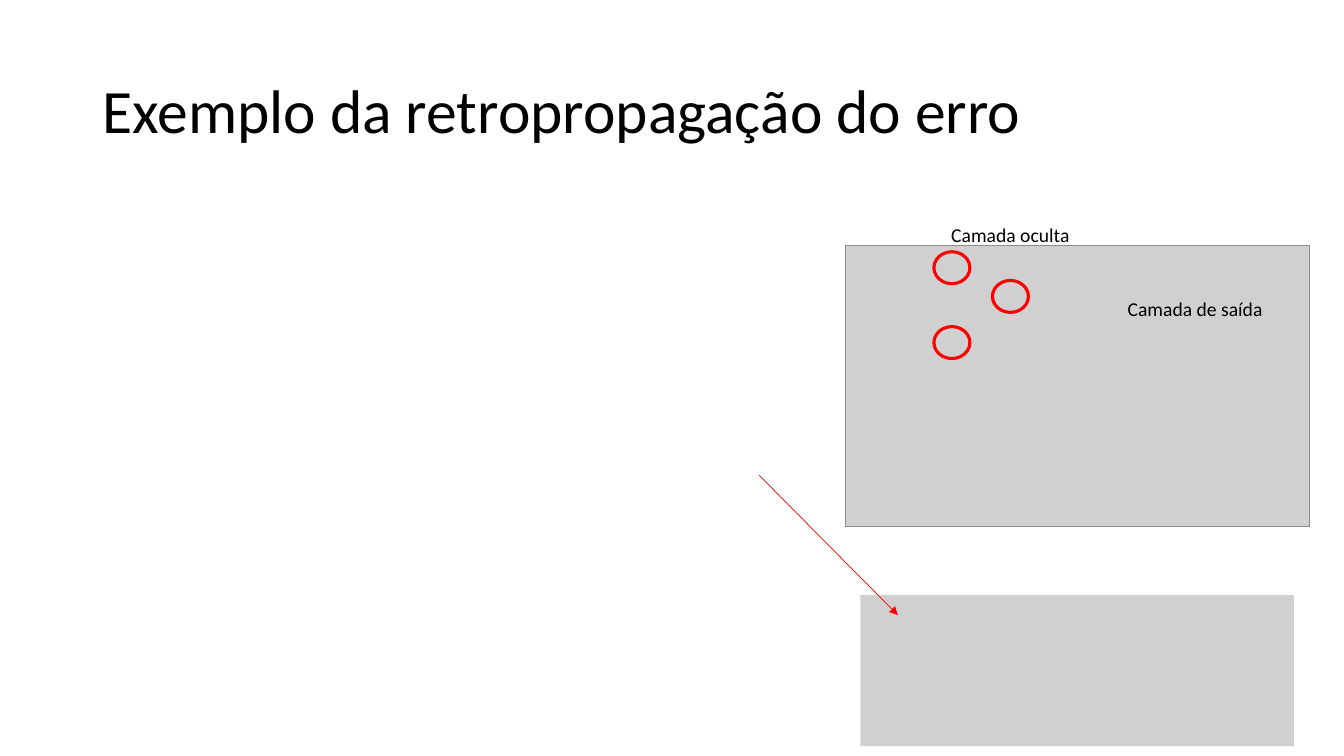
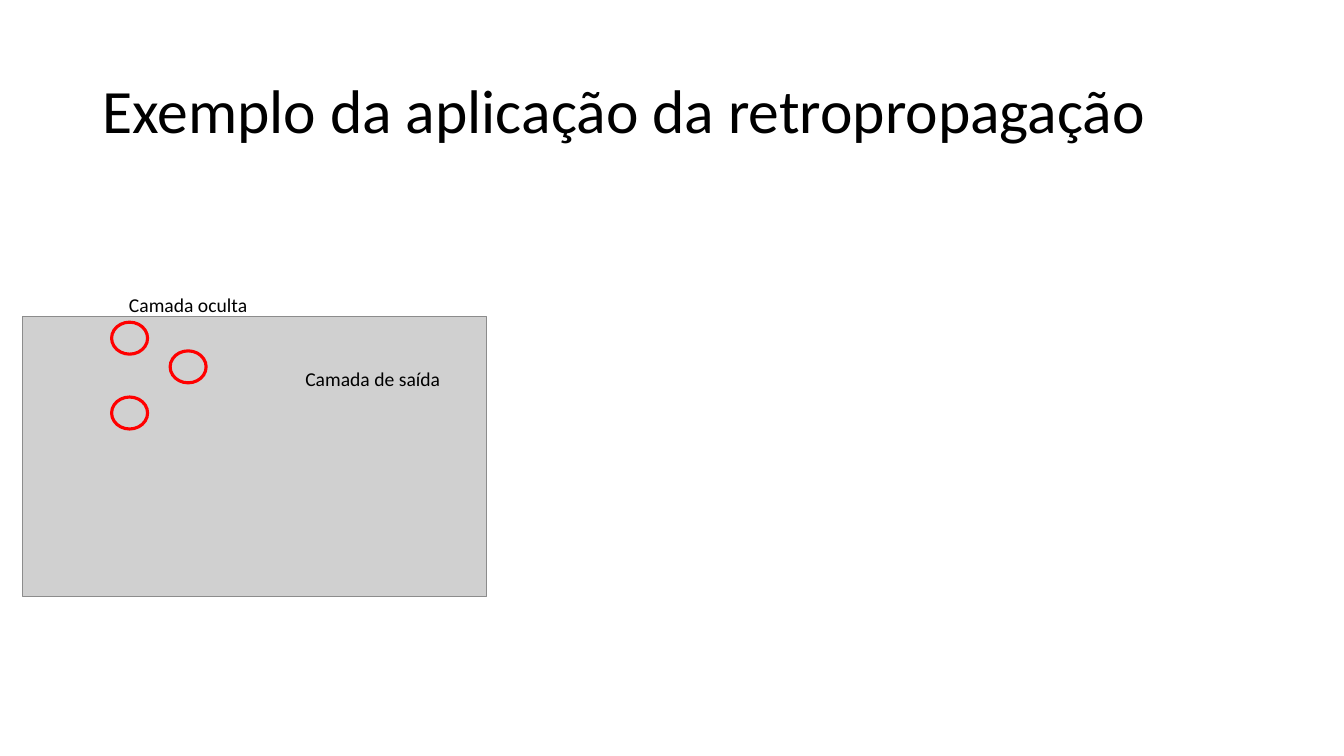
Before and after one commit to zz4fap/t320_aprendizado_de_maquina, a slide deck: slide 29 of slides/T320_Redes_Neurais_Artificiais (Parte III).pptx. Drawn at 1344x756 pixels with LibreOffice and Linux fonts; fonts in the diff are those of the drawing; grey boxes stand for pictures. Boxes give left, top, right and bottom in pixels: in the first picture for what was removed or moved away, otherwise in the second. Text is boxed around its words. In the diff, an @@ line names an element or a change of style, - is before the commit and + after.

```diff
--- a/slides/T320_Redes_Neurais_Artificiais (Parte III).pptx
+++ b/slides/T320_Redes_Neurais_Artificiais (Parte III).pptx
@@ title at (x1=102, y1=90, x2=1145, y2=144): text changed @@
-Exemplo da retropropagação do erro
+Exemplo da aplicação da retropropagação
@@ ellipse moved from (x1=993, y1=280, x2=1029, y2=313) to (x1=170, y1=351, x2=207, y2=383) @@
@@ text "Camada de saída" moved from (x1=1128, y1=302, x2=1262, y2=316) to (x1=305, y1=372, x2=440, y2=386) @@
@@ 2 ellipses, 1 picture, 1 text moved together from (x1=845, y1=228, x2=1309, y2=526) to (x1=23, y1=298, x2=487, y2=597) @@
@@ arrow removed from (759, 475) to (898, 615) @@
@@ picture removed at (x1=860, y1=595, x2=1294, y2=746) @@
```
Also in this commit, not shown: 5 other slides changed, 2 slides added.
